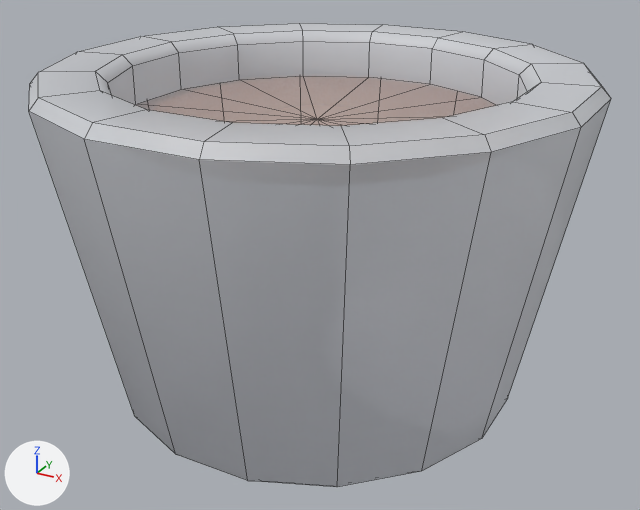
The FBX model Assets/Models/Tiny Treats plants/pot_B_large.fbx: old version first, new version second.
The view is the same before and after, from a 50 mm lens placed at (1.157, -2.089, 1.497), pointed at (0.015, -0.013, 0.458). The lights are fixed; the arrows at lower left show +X, +Y and +Z. Mesh edges are drawn as thin lines. Objects named as collision shapes, trigger or cutter boxes, shadow casters or lower levels of detail are left out. Where no turn or scale is listed for an object, it has been applied to the vertices.

Objects in the first picture: 'pot_B_large'.
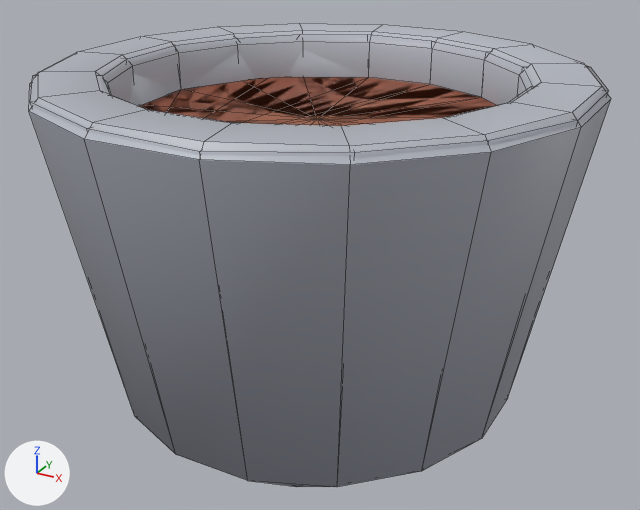
Location of each change, [x1, y1, x2, y2] in pixels of the pictures (640 x 510 px):
'pot_B_large', surface changed: [29, 23, 611, 487] in both
'pot_B_large_LOD1', added: after [30, 34, 608, 487]

The change, as a list of edits to the scene's bpy script:
```text
Change img_tiny_treats_texture_1_png:
    img_tiny_treats_texture_1_png: load_image('tiny_treats_texture_1.png', 'tiny_treats_texture_1.png', 1024, 1024, 'Non-Color') -> load_image('tiny_treats_texture_1.png', 'tiny_treats_texture_1.png', 1024, 1024, 'sRGB')
Change mat_tiny_treats_1:
    remove n3 = _N.new('ShaderNodeTexImage'); n3.name = 'Image Texture.001'
    remove n3.image = img_tiny_treats_texture_1_png
    where n0 = _N.new('ShaderNodeBsdfPrincipled'); n0.name = 'Principled BSDF'
    remove _L.new(n3.outputs[0], n0.inputs[4])  # 'Color' to 'Alpha'
    where n2 = _N.new('ShaderNodeTexImage'); n2.name = 'Image Texture'
    add _L.new(n2.outputs[1], n0.inputs[4])  # 'Alpha' to 'Alpha'
Add me_pot_b_large_001:
    me_pot_b_large_001.from_pydata(...)  # 69 vertices, 81 faces; spans x -0.739..0.738, y -0.74..0.739, z -0.001..0.992
    me_pot_b_large_001.materials.append(mat_tiny_treats_1)  # picture img_tiny_treats_texture_1_png
Add ob_pot_b_large_lod1:
    ob_pot_b_large_lod1 = bpy.data.objects.new('pot_B_large_LOD1', me_pot_b_large_001)
    ob_pot_b_large_lod1.location = (0.0, 0.0, 0.0)
```
